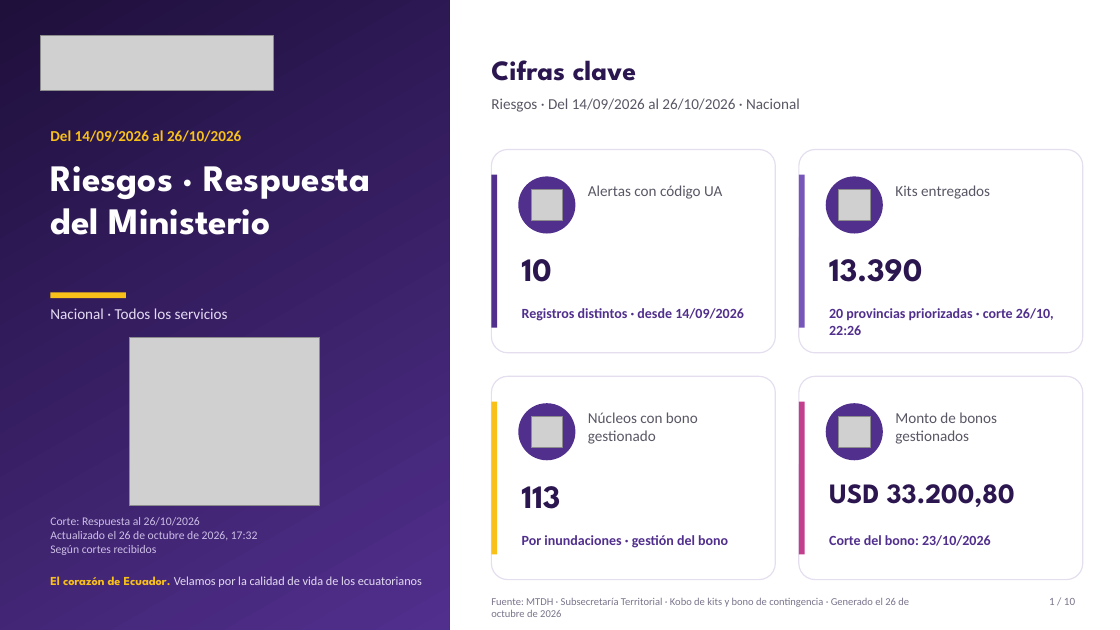
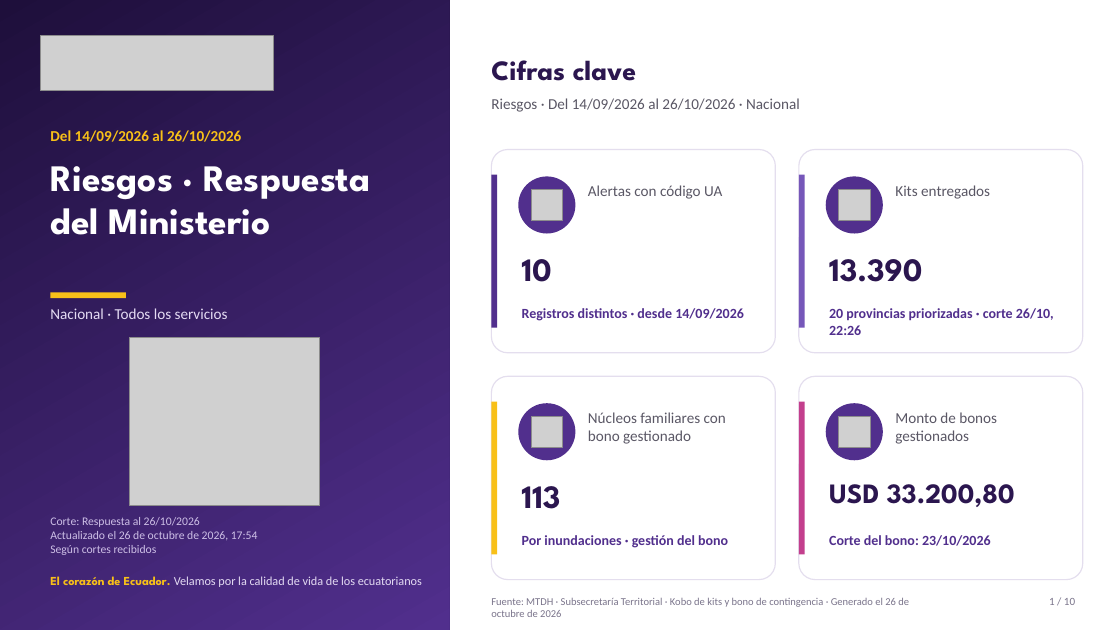
Before and after one commit to JuanAmbuludi/Sistema-Reporte-MTDH, a slide deck: slide 1 of docs/reportes/Seguimiento_ENOS_2026-10-26.pptx. Drawn at 1120x630 pixels with LibreOffice and Linux fonts; fonts in the diff are those of the drawing; grey boxes stand for pictures. Boxes give left, top, right and bottom in pixels: in the first picture for what was removed or moved away, otherwise in the second. Text is boxed around its words. In the diff, an @@ line names an element or a change of style, - is before the commit and + after.

Commit message:
Confirmar 13.390 kits oficiales, etiquetar núcleos familiares y actualizar fecha con montos verificados

```diff
--- a/docs/reportes/Seguimiento_ENOS_2026-10-26.pptx
+++ b/docs/reportes/Seguimiento_ENOS_2026-10-26.pptx
@@ text at (x1=588, y1=412, x2=726, y2=444): text changed @@
-Núcleos con bono gestionado
+Núcleos familiares con bono gestionado
@@ text at (x1=50, y1=531, x2=258, y2=540): text changed @@
-Actualizado el 26 de octubre de 2026, 17:32
+Actualizado el 26 de octubre de 2026, 17:54
```
Also in this commit, not shown: 3 other slides changed, 10 other files.
